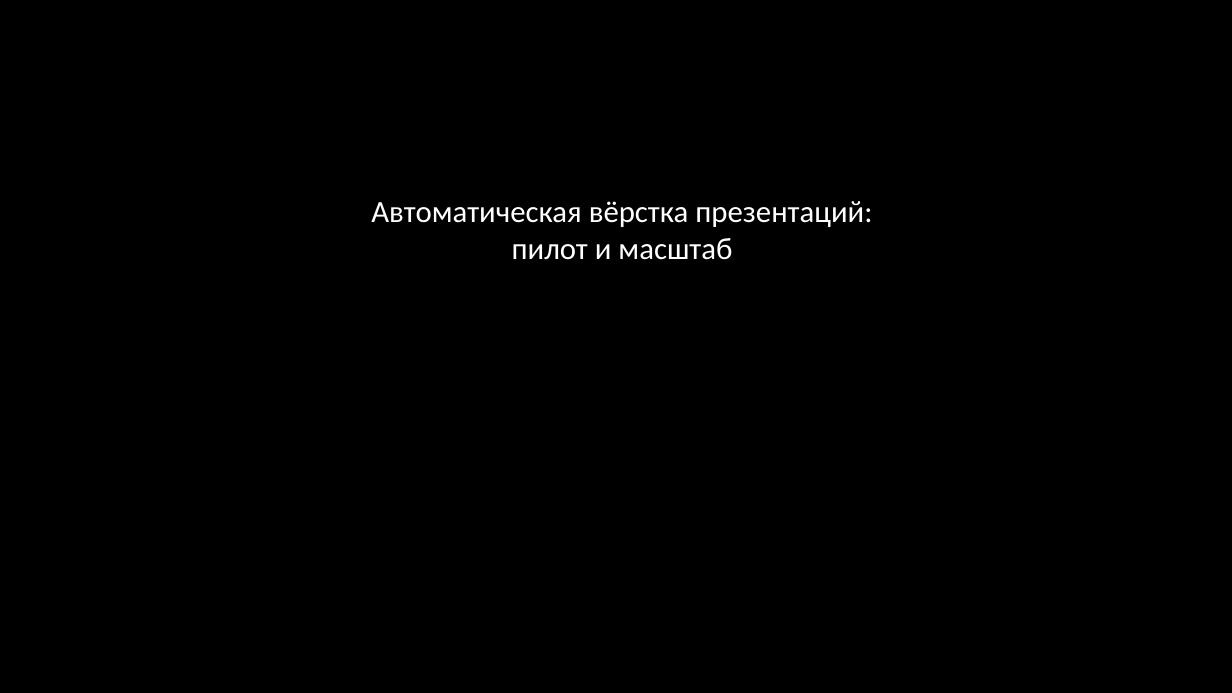
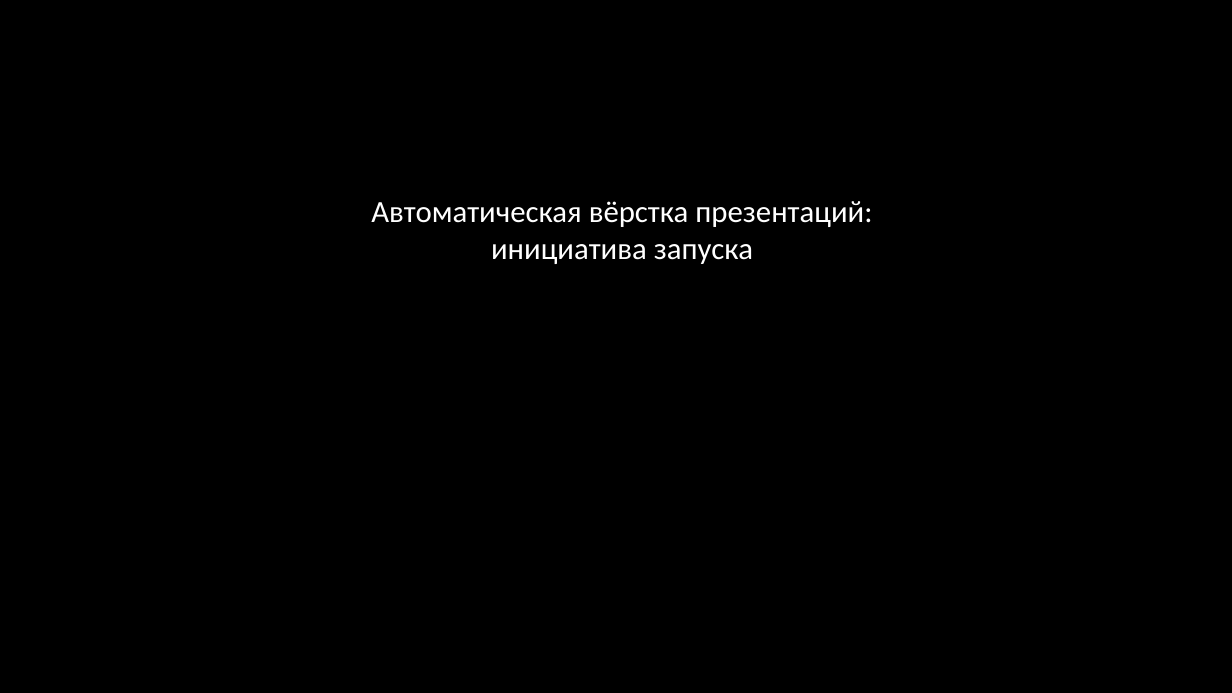
Before and after one commit to DiFoxenGit/-VKTechHackathon, a slide deck: slide 1 of samples/VK_Tech_шаблон__classic.pptx. Drawn at 1232x693 pixels with LibreOffice and Linux fonts; fonts in the diff are those of the drawing; background and template pictures are left out. Boxes give left, top, right and bottom in pixels: in the first picture for what was removed or moved away, otherwise in the second. Text is boxed around its words. In the diff, an @@ line names an element or a change of style, - is before the commit and + after.

```diff
--- a/samples/VK_Tech_шаблон__classic.pptx
+++ b/samples/VK_Tech_шаблон__classic.pptx
@@ text at [371, 201, 872, 264]: text changed @@
-Автоматическая вёрстка презентаций: пилот и масштаб
+Автоматическая вёрстка презентаций: инициатива запуска
```
Also in this commit, not shown: 1 other slide changed, 10 slides added, 8 slides removed, 21 other files.
